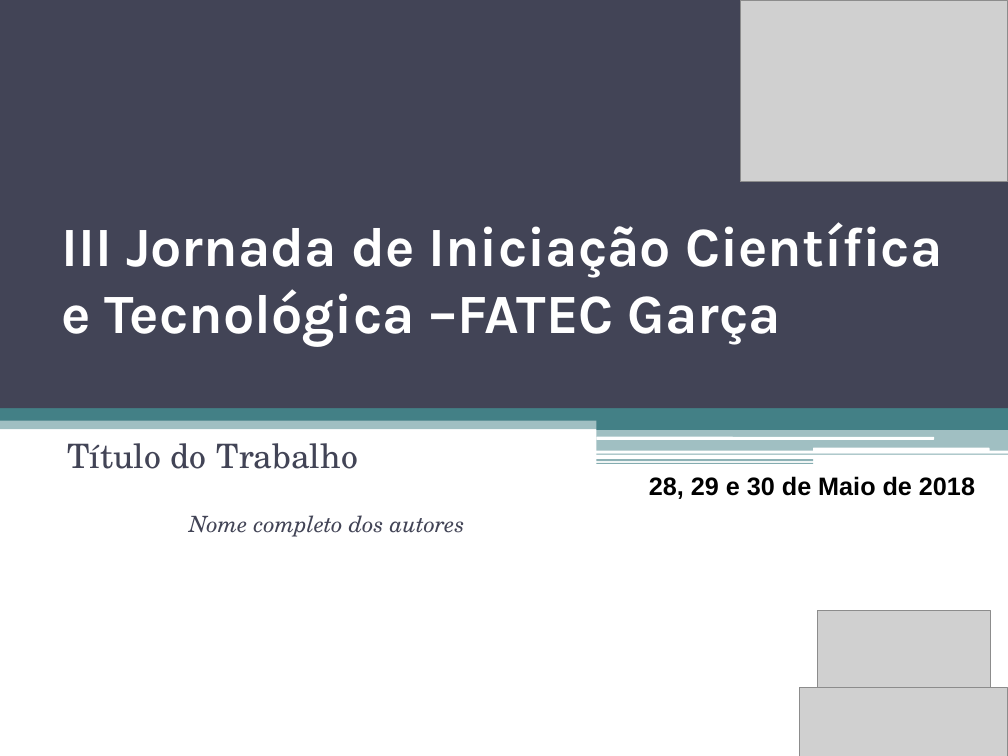
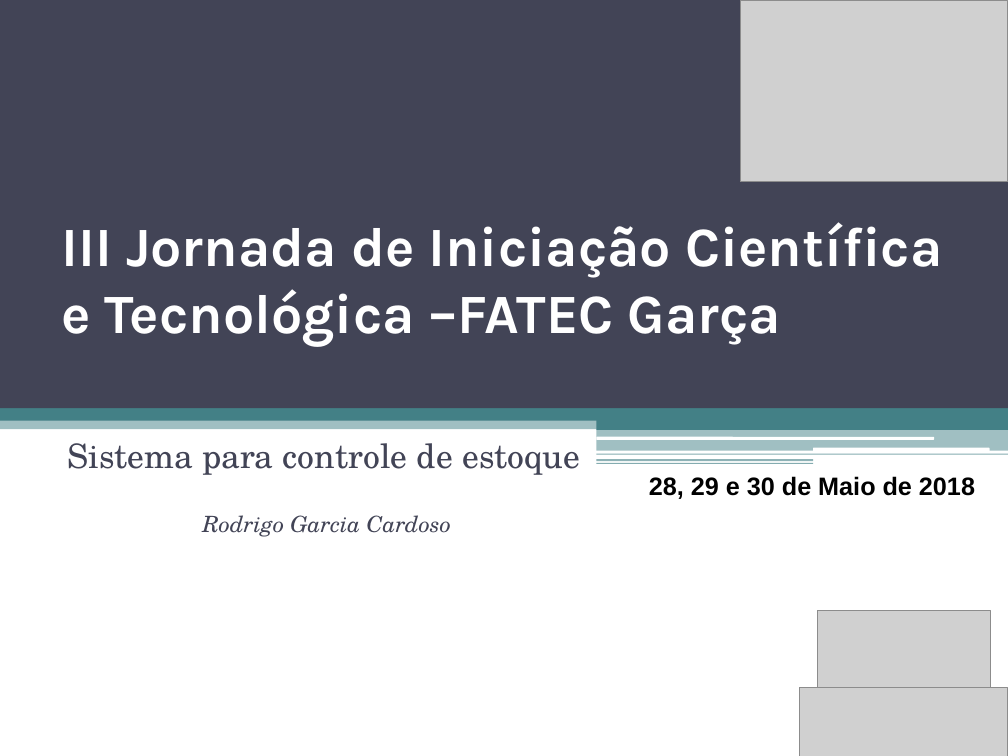
Before and after one commit to Cardoso976/V-Termo, a slide deck: slide 1 of TCC/III Jornada de Iniciação Científica e Tecnológica Tempate–2018.pptx. Drawn at 1008x756 pixels with LibreOffice and Linux fonts; fonts in the diff are those of the drawing; grey boxes stand for pictures. Boxes give left, top, right and bottom in pixels: in the first picture for what was removed or moved away, otherwise in the second. Text is boxed around its words. In the diff, an @@ line names an element or a change of style, - is before the commit and + after.

```diff
--- a/TCC/III Jornada de Iniciação Científica e Tecnológica Tempate–2018.pptx
+++ b/TCC/III Jornada de Iniciação Científica e Tecnológica Tempate–2018.pptx
@@ subtitle at [67, 443, 580, 537]: text changed; size 16 to 24 pt; italic off @@
-Título do Trabalho
-Nome completo dos autores
+Sistema para controle de estoque
+Rodrigo Garcia Cardoso
```
Also in this commit, not shown: 7 other slides changed, 1 slide added, 4 other files.
